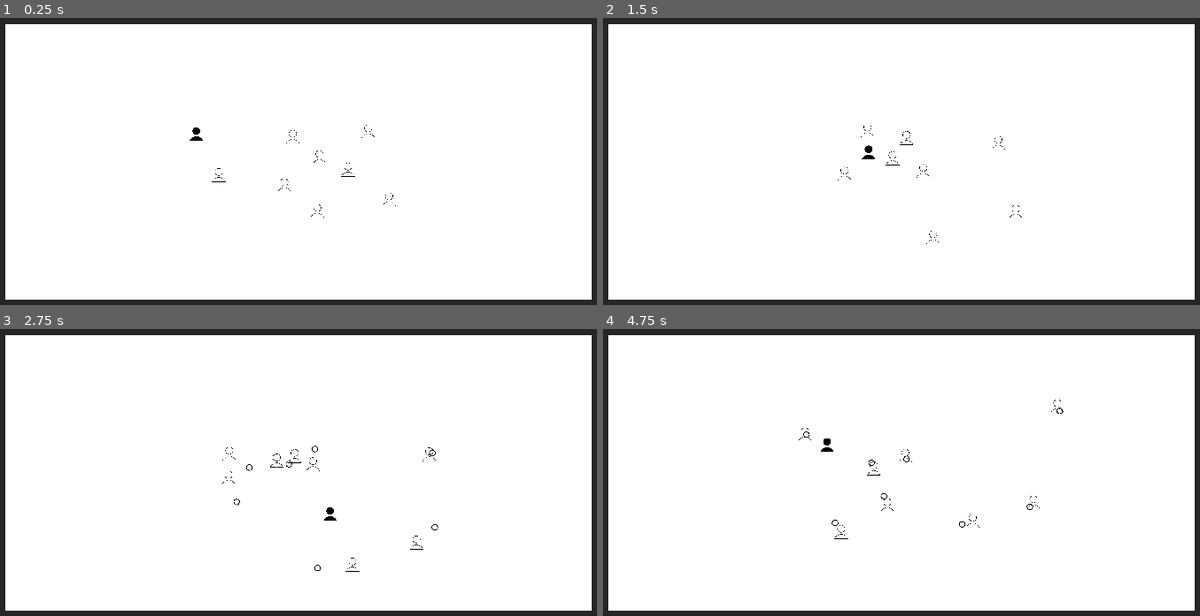
Above: before the commit, frames 1-4 (two rows, left to right).
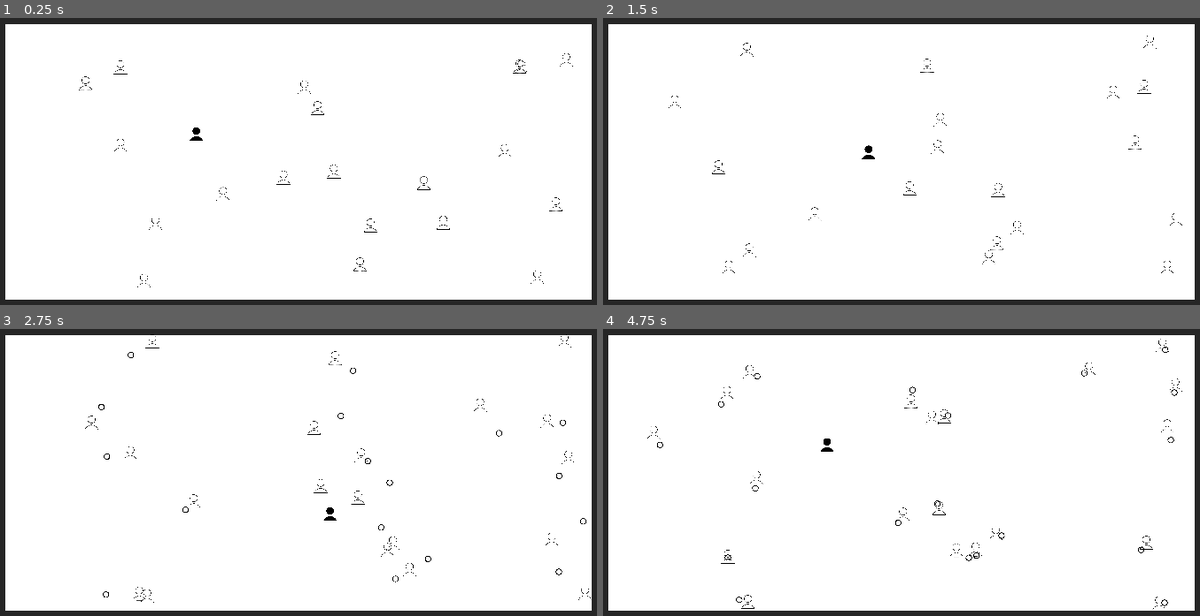
Above: after the commit, the same moments.

Repository: haihala/mankind-knew
Game: Godot game, scene res://world.tscn
The game is run twice, just before and just after one commit, with the same random seed, the same clock (stepped at 60 frames per second) and the same inputs.
Inputs:
- Up to frame 1 (0.25 s): no input
- Up to frame 2 (1.5 s): hold D (move_right) 0.53-1.28 s; tap Space (interact) at 0.6, 1.35 s; hold S (move_down) from 1.28 s (still down)
- Up to frame 3 (2.75 s): release S (move_down) at 2.03 s; hold D (move_right) from 2.03 s (still down); tap Space (interact) at 2.1 s
- Up to frame 4 (4.75 s): release D (move_right) at 2.78 s; hold W (move_up) 2.78-3.53 s; tap Space (interact) at 2.85, 3.6, 4.35 s; hold A (move_left) from 3.53 s (still down)

The runs differ from the first frame. In frame 1, 0.3% of the frame differs, in the area x 13-96%, y 12-94%; in frame 2, 0.3%; in frame 3, 0.5%, in the area x 14-100%, y 1-96%; in frame 4, 0.5%.

Commit message:
NPCs are attracted to similar ideas
Also dynamic spawning

Diff:
--- a/godot-project/npc.gd
+++ b/godot-project/npc.gd
@@ -5,6 +5,7 @@
 
 @export var projectile_scene: PackedScene
 @export var speed: float = 50
+@export var max_direction_influence_per_npc: float = 0.2
 var next_direction: Vector2
 var prev_direction: Vector2
 var beliefs: Dictionary = {}
@@ -21,7 +22,25 @@
 	prev_direction = next_direction
 	var random_direction = Vector2.from_angle(randf()*PI*2)
 	var middle_pull = (-position).normalized() * 0.1
-	next_direction = (random_direction + middle_pull).normalized()
+	var npc_influence = Vector2.ZERO
+
+	for npc in get_tree().get_nodes_in_group("npc"):
+		if npc == self:
+			continue
+
+		var similarity = calculate_similarity(npc)
+		var direction = (npc.position - position).normalized()
+		npc_influence += max_direction_influence_per_npc * direction * similarity
+	next_direction = (random_direction + middle_pull + npc_influence).normalized()
+
+# From 0 to 1
+func calculate_similarity(npc: NPC) -> float:
+	var similarity = 0
+
+	for belief in Belief.values():
+		similarity += beliefs.get(belief, 0) * npc.beliefs.get(belief, 0)
+
+	return similarity
 
 func shoot(angle: float = randf()*PI*2) -> void:
 	var projectile = projectile_scene.instantiate()
--- /dev/null
+++ b/godot-project/npc_spawner.gd
@@ -0,0 +1,17 @@
+extends Node2D
+
+@export var amount = 20
+@export var npc_scene: PackedScene
+
+func _ready() -> void:
+	var size = $Area2D/CollisionShape2D.shape.get_rect().size * scale
+	var min_x = position.x - size.x/2
+	var max_x = position.x + size.x/2
+	var min_y = position.y - size.y/2
+	var max_y = position.y + size.y/2
+
+	for i in range(amount):
+		var npc = npc_scene.instantiate()
+		npc.position.x = randf_range(min_x, max_x)
+		npc.position.y = randf_range(min_y, max_y)
+		get_parent().add_child.call_deferred(npc)
--- /dev/null
+++ b/godot-project/npc_spawner.tscn
@@ -0,0 +1,17 @@
+[gd_scene load_steps=4 format=3 uid="uid://rgdltf18q5d2"]
+
+[ext_resource type="Script" path="res://npc_spawner.gd" id="1_7trx4"]
+[ext_resource type="PackedScene" uid="uid://ddjdvmj3ommdu" path="res://npc.tscn" id="2_6m3py"]
+
+[sub_resource type="RectangleShape2D" id="RectangleShape2D_xsu2d"]
+
+[node name="NPCSpawner" type="Node2D"]
+script = ExtResource("1_7trx4")
+npc_scene = ExtResource("2_6m3py")
+
+[node name="Area2D" type="Area2D" parent="."]
+collision_layer = 0
+collision_mask = 0
+
+[node name="CollisionShape2D" type="CollisionShape2D" parent="Area2D"]
+shape = SubResource("RectangleShape2D_xsu2d")
--- a/godot-project/player.gd
+++ b/godot-project/player.gd
@@ -10,12 +10,8 @@
 var total_belief: float = 0
 var state: State = State.EMPTY
 
-var NPCs: Array[Node]
 
 func _physics_process(_delta: float) -> void:
-	if NPCs.is_empty():
-		NPCs = get_parent().get_tree().get_nodes_in_group("npc")
-
 	var direction = Input.get_vector("move_left", "move_right", "move_up", "move_down").normalized()
 	velocity = direction * speed / max(1, total_belief)
 
@@ -52,7 +48,7 @@
 
 	# Pick a nearby NPC from cached NPC list
 	var nearby = []
-	for npc in NPCs:
+	for npc in get_tree().get_nodes_in_group("npc"):
 		if (position - npc.position).length() < extract_distance:
 			nearby.push_back(npc)
 
--- a/godot-project/world.tscn
+++ b/godot-project/world.tscn
@@ -2,7 +2,7 @@
 
 [ext_resource type="PackedScene" uid="uid://be55yifao4fp" path="res://player.tscn" id="1_uc7q8"]
 [ext_resource type="PackedScene" uid="uid://dvupfo6cbega2" path="res://wall.tscn" id="2_wy0le"]
-[ext_resource type="PackedScene" uid="uid://ddjdvmj3ommdu" path="res://npc.tscn" id="3_p6jtc"]
+[ext_resource type="PackedScene" uid="uid://rgdltf18q5d2" path="res://npc_spawner.tscn" id="3_23yi1"]
 
 [sub_resource type="CanvasTexture" id="CanvasTexture_qkyk7"]
 
@@ -40,28 +40,7 @@
 [node name="Player" parent="." instance=ExtResource("1_uc7q8")]
 position = Vector2(-166, -44)
 
-[node name="NPC" parent="." instance=ExtResource("3_p6jtc")]
-position = Vector2(82, 14)
-
-[node name="NPC2" parent="." instance=ExtResource("3_p6jtc")]
-position = Vector2(30, 80)
-
-[node name="NPC3" parent="." instance=ExtResource("3_p6jtc")]
-position = Vector2(35, -5)
-
-[node name="NPC4" parent="." instance=ExtResource("3_p6jtc")]
-position = Vector2(146, 62)
-
-[node name="NPC5" parent="." instance=ExtResource("3_p6jtc")]
-position = Vector2(112, -49)
-
-[node name="NPC6" parent="." instance=ExtResource("3_p6jtc")]
-position = Vector2(-23, 41)
-
-[node name="NPC7" parent="." instance=ExtResource("3_p6jtc")]
-position = Vector2(-8, -39)
-
-[node name="NPC8" parent="." instance=ExtResource("3_p6jtc")]
-position = Vector2(-131, 23)
+[node name="NPCSpawner" parent="." instance=ExtResource("3_23yi1")]
+scale = Vector2(45, 20)
 
 [node name="Camera2D" type="Camera2D" parent="."]
